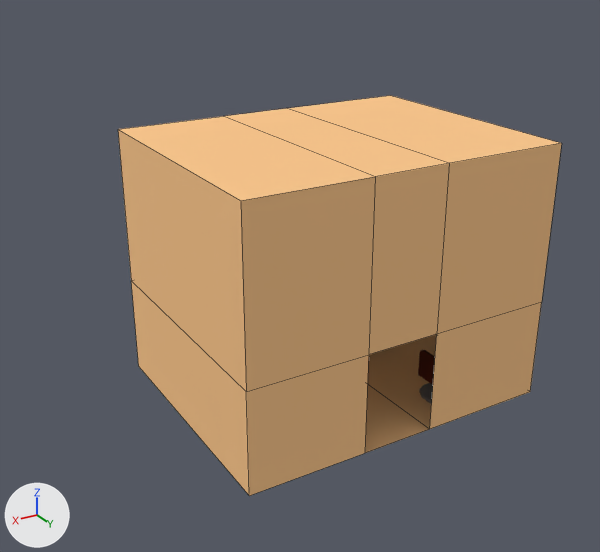
An edit to the Blender file TheOvercoat/Assets/Models(blend)/Interior/berberShop.blend, drawn before and after from the same camera.
The view is the same before and after, from a 50 mm lens placed at (6.85, 9.49, 6.72), pointed at (1.07, -0.14, 1.91). Every picture has the same lights, and +X, +Y and +Z are marked at lower left. Mesh edges are drawn as thin lines on the coarser meshes.
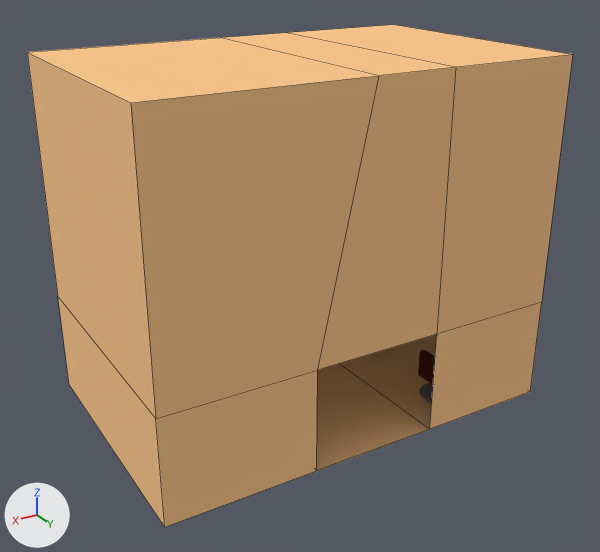
Patch to the scene script:
```diff
--- a/TheOvercoat/Assets/Models(blend)/Interior/berberShop.blend.py
+++ b/TheOvercoat/Assets/Models(blend)/Interior/berberShop.blend.py
@@ me_cube_004 @@
 me_cube_004.from_pydata(...)  # 24 vertices, 21 faces; spans x -0.91..5.35, y -2.38..1.58, z -1.5..2.5
 # used by ob_cube; location = (-1.38, 0.04, 1.36); scale = (0.798, 1.0, 1.0)
+# me_cube_004 part 1: all 6 vertices in x -0.91..3.19, y -2.38..1.58, z 2.5 are moved by (0.0, 0.0, 1.2)
+# me_cube_004 part 2: all 2 vertices in x 3.07, y 1.58, z -1.5..0.06 are moved by (1.0, 0.0, 0.0)
+# me_cube_004 part 3: all 4 vertices in x 5.35, y -2.38..1.58, z -1.5..0.06 are moved by (1.47, 0.0, 0.0)
+# me_cube_004 part 4: all 2 vertices in x 5.35, y -2.38..1.58, z 2.5 are moved by (1.47, 0.0, 1.2)
 me_cube_004.materials.append(mat_material)
```

Location of each change, (x1, y1, x2, y2) in pixels of the pictures (600 x 552 px; the box of a moved part takes in the faces that stretch with it):
'Cube', reshaped (23% wider, 25% taller): before (118, 95, 562, 496); after (27, 25, 573, 527)
part 1 of me_cube_004, moved or reshaped: before (224, 95, 562, 334); after (221, 25, 573, 334)
part 2 of me_cube_004, moved or reshaped: before (246, 163, 449, 496); after (156, 67, 456, 527)
part 3 of me_cube_004, moved or reshaped: before (131, 281, 249, 495); after (58, 297, 165, 527)
part 4 of me_cube_004, moved or reshaped: before (118, 116, 375, 392); after (27, 38, 379, 419)
